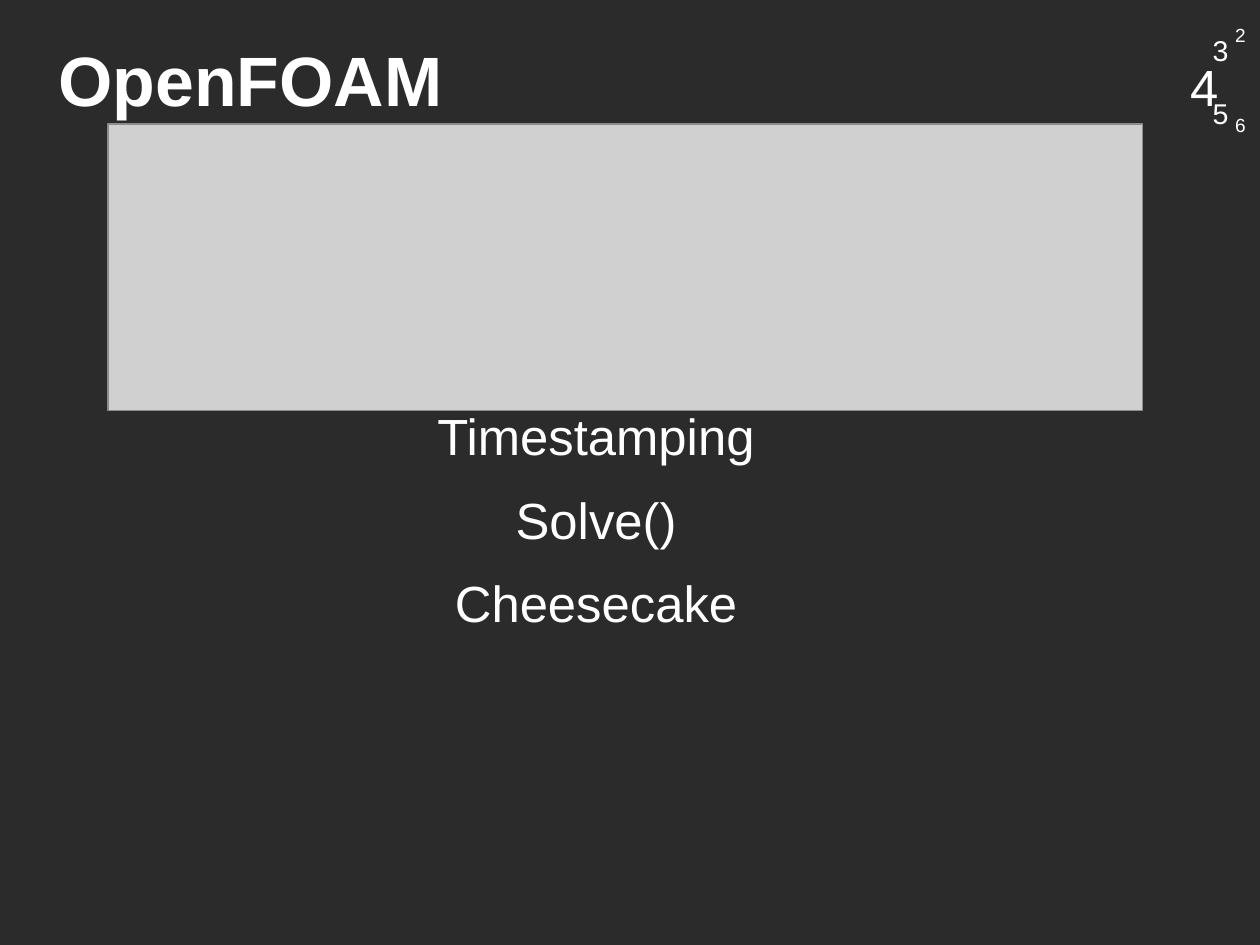
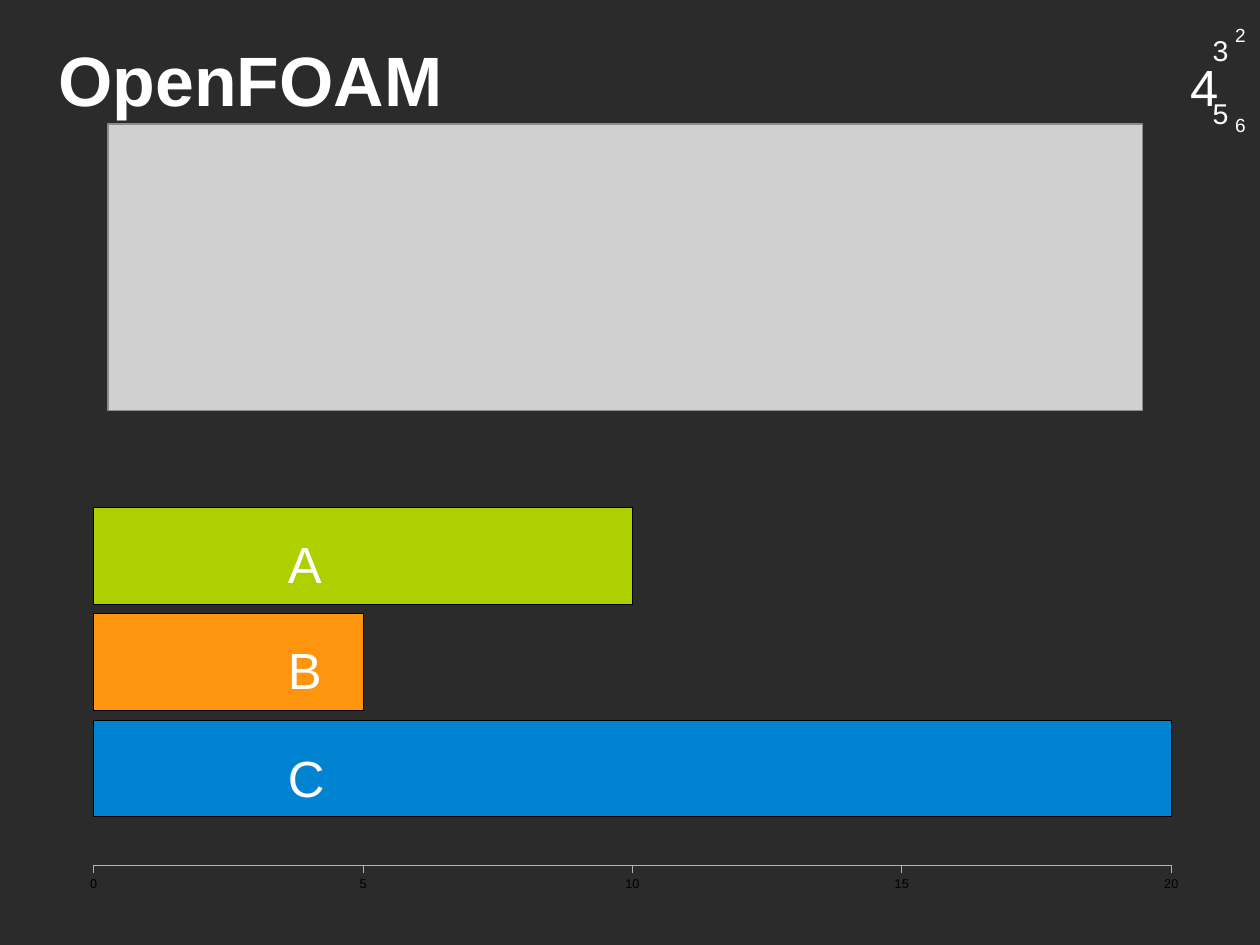
Before and after one commit to saifthe1/openfoam-openmp, a slide deck: slide 13 of presentation/pres.odp. Drawn at 1260x945 pixels with LibreOffice and Linux fonts; fonts in the diff are those of the drawing; grey boxes stand for pictures; background and template pictures are left out; a plain dark background stands for a picture behind light text. Boxes give left, top, right and bottom in pixels: in the first picture for what was removed or moved away, otherwise in the second. Text is boxed around its words. In the diff, an @@ line names an element or a change of style, - is before the commit and + after.

Commit message:
lade till stapeldiagram ABC solve

```diff
--- a/presentation/pres.odp
+++ b/presentation/pres.odp
@@ text removed at [437,418,754,623] @@
-Timestamping
-Solve()
-Cheesecake
@@ bar chart added at [67,450,1202,901] @@
+categories: 1
+Series 1: 20
+Series 2: 5
+Series 3: 10
@@ text added at [288,548,322,583], 32 pt, text #FFFFFF @@
+A
@@ text added at [288,654,322,689], 32 pt, text #FFFFFF @@
+B
@@ text added at [288,761,325,798], 32 pt, text #FFFFFF @@
+C
```
